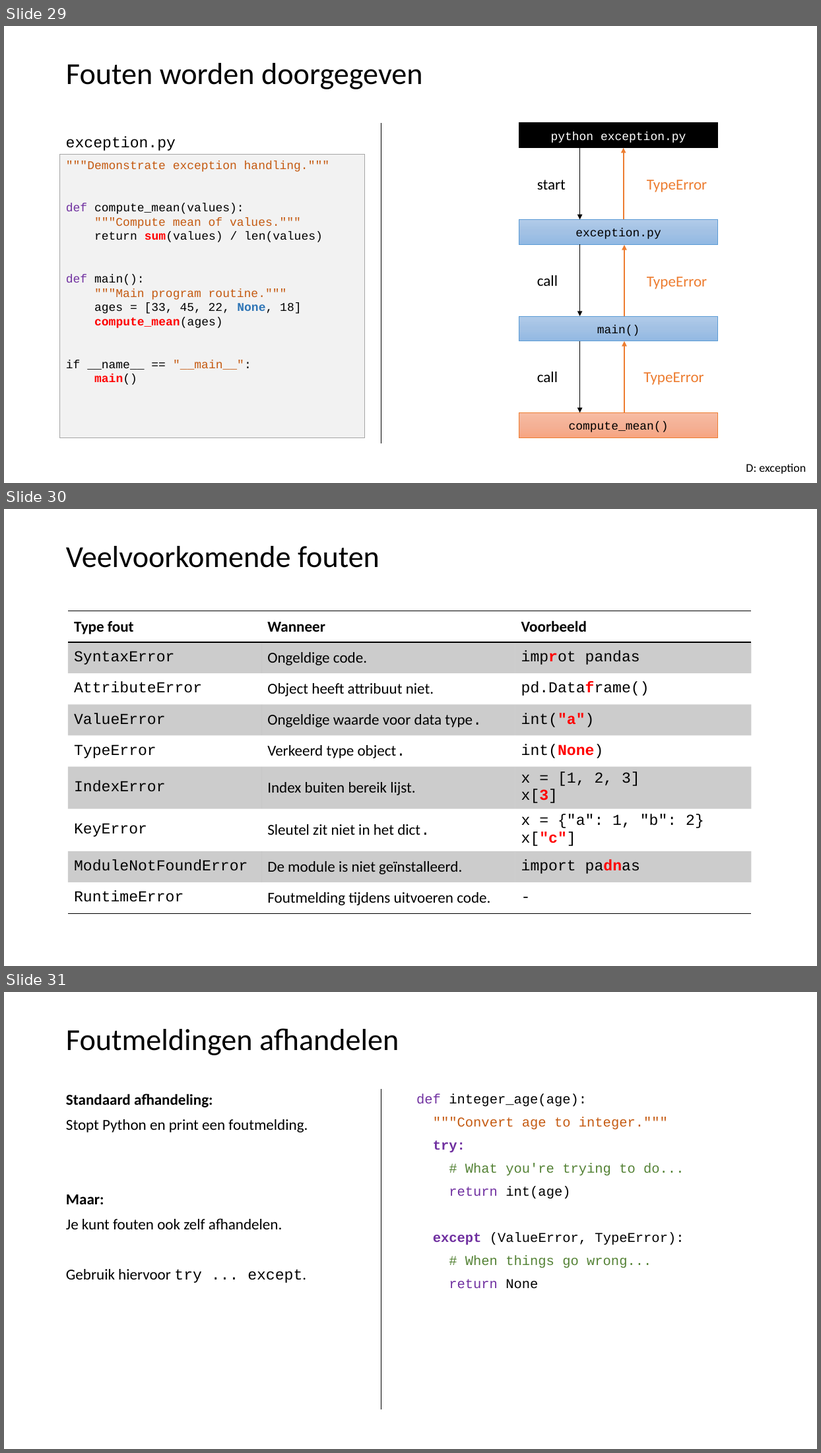
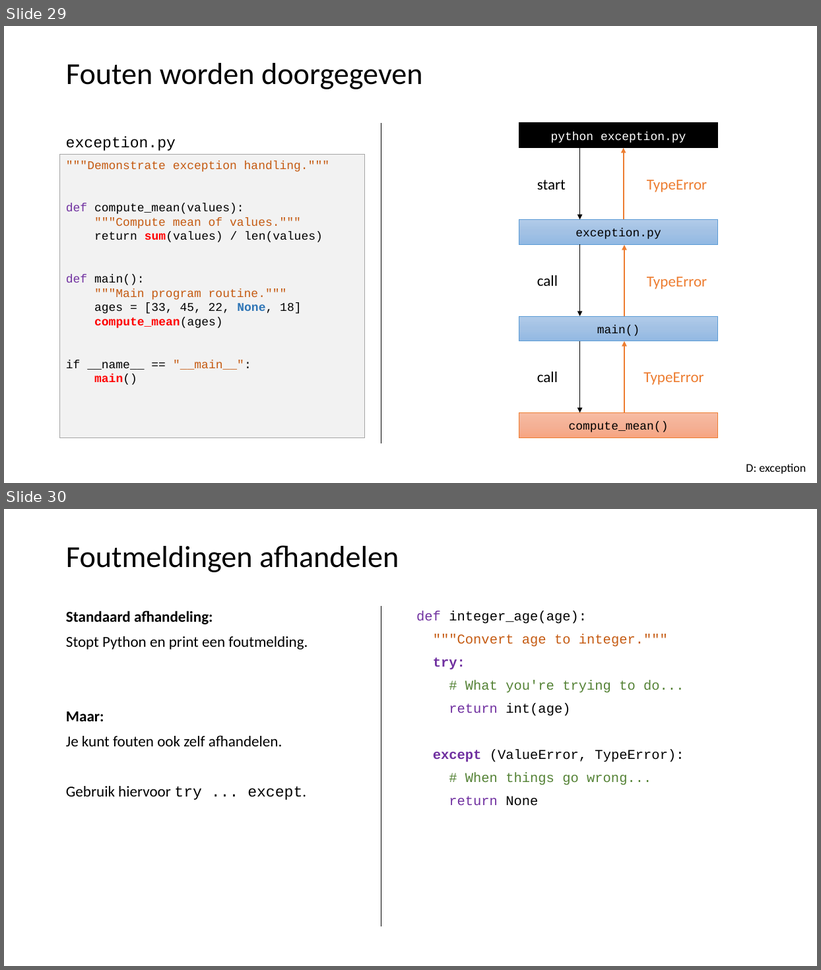
Before and after one commit to LFKoning/python-cursus, a slide deck: 3_production_code/3_production_code.pptx. Shown one above the other, each under a label of ours: slides 29, 30 and 31 before the commit, slides 29 and 30 after it. The pictures are 821x1453 and 821x970 pixels, drawn with LibreOffice and Linux fonts; fonts in the diff are those of the drawing. Boxes give left, top, right and bottom in pixels: in the first picture for what was removed or moved away, otherwise in the second. Text is boxed around its words. In the diff, an @@ line names an element or a change of style, - is before the commit and + after.

```diff
--- a/3_production_code/3_production_code.pptx
+++ b/3_production_code/3_production_code.pptx
@@ slide 30 removed at <box>4,509,817,966</box>, background #FFFFFF @@
@@ title removed at <box>66,546,380,568</box> @@
-Veelvoorkomende fouten
@@ table removed at <box>68,611,752,915</box>, 9 rows, 3 columns @@
-Type fout | Wanneer | Voorbeeld
-SyntaxError | Ongeldige code. | improt pandas
-AttributeError | Object heeft attribuut niet. | pd.Dataframe()
-ValueError | Ongeldige waarde voor data type. | int("a")
-TypeError | Verkeerd type object. | int(None)
-IndexError | Index buiten bereik lijst. | x = [1, 2, 3] / x[3]
-KeyError | Sleutel zit niet in het dict. | x = {"a": 1, "b": 2} / x["c"]
-ModuleNotFoundError | De module is niet geïnstalleerd. | import padnas
-RuntimeError | Foutmelding tijdens uitvoeren code. | -
@@ what was slide 31 is now slide 30 @@
```
Also in this commit, not shown: 4 slides changed, 3 other files.
